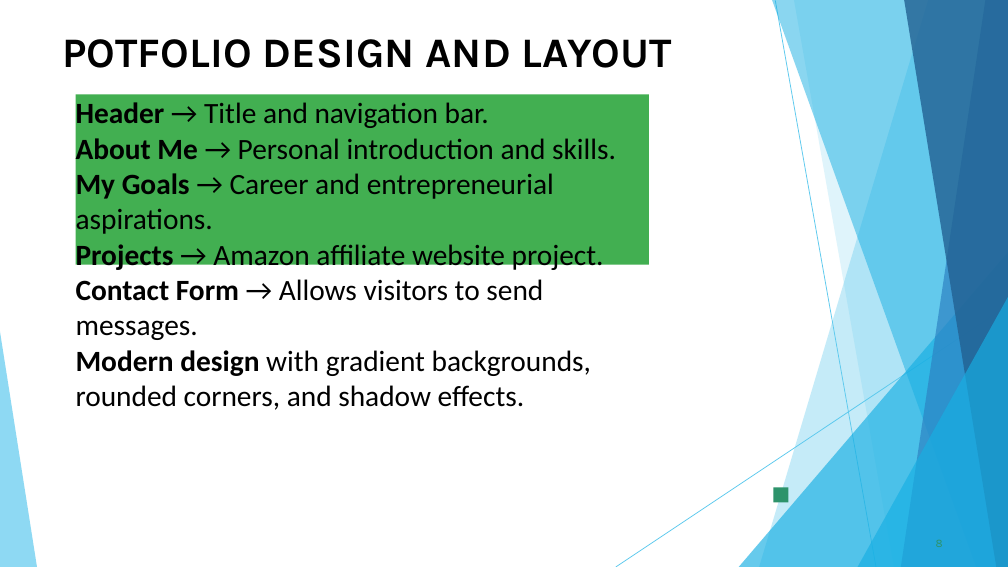
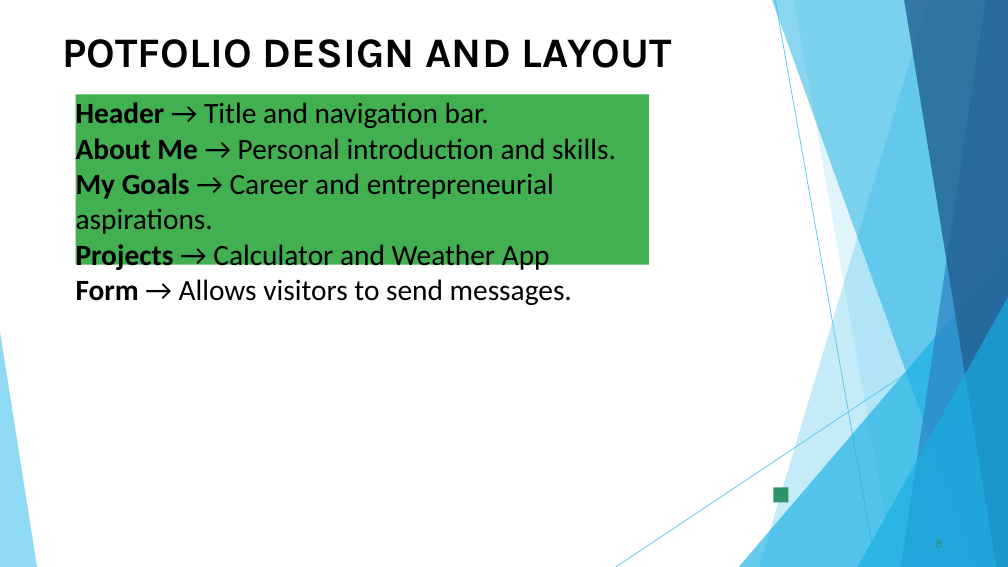
Before and after one commit to 24h301-32/myserver, a slide deck: slide 8 of PPT FWD TNSDC 2025 (6).pptx. Drawn at 1008x567 pixels with LibreOffice and Linux fonts; fonts in the diff are those of the drawing; background and template pictures are left out. Boxes give left, top, right and bottom in pixels: in the first picture for what was removed or moved away, otherwise in the second. Text is boxed around its words. In the diff, an @@ line names an element or a change of style, - is before the commit and + after.

```diff
--- a/PPT FWD TNSDC 2025 (6).pptx
+++ b/PPT FWD TNSDC 2025 (6).pptx
@@ text in freeform shape at [76, 244, 572, 305]: text changed @@
-Projects → Amazon affiliate website project.
-Contact Form → Allows visitors to send messages.
-Modern design with gradient backgrounds, rounded corners, and shadow effects.
+Projects → Calculator and Weather App
+Form → Allows visitors to send messages.
```
Also in this commit, not shown: 1 other slide changed.
